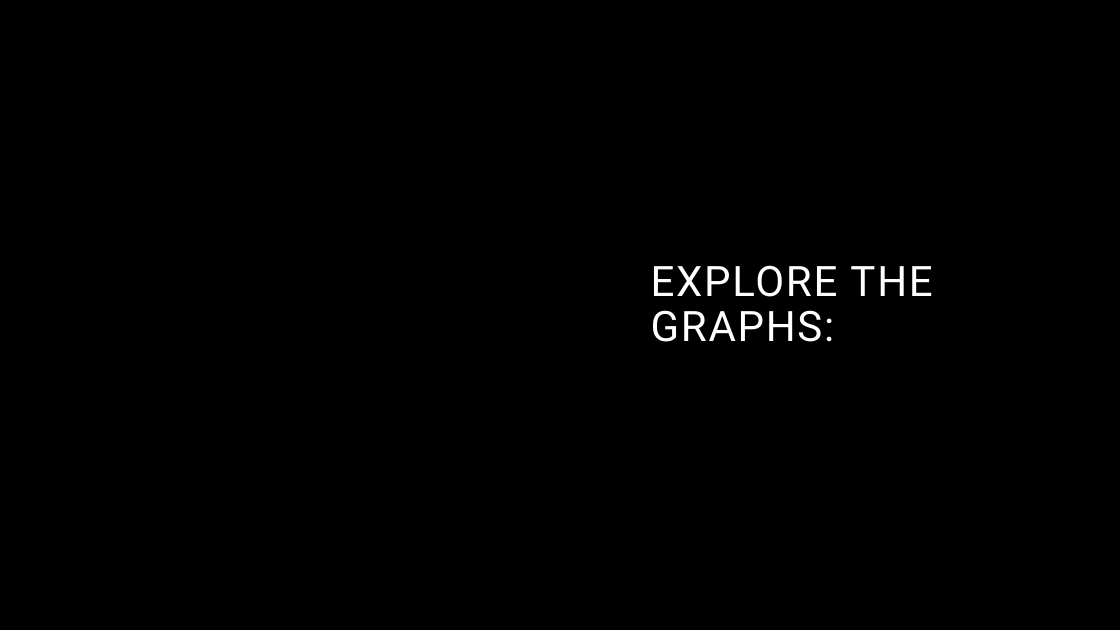
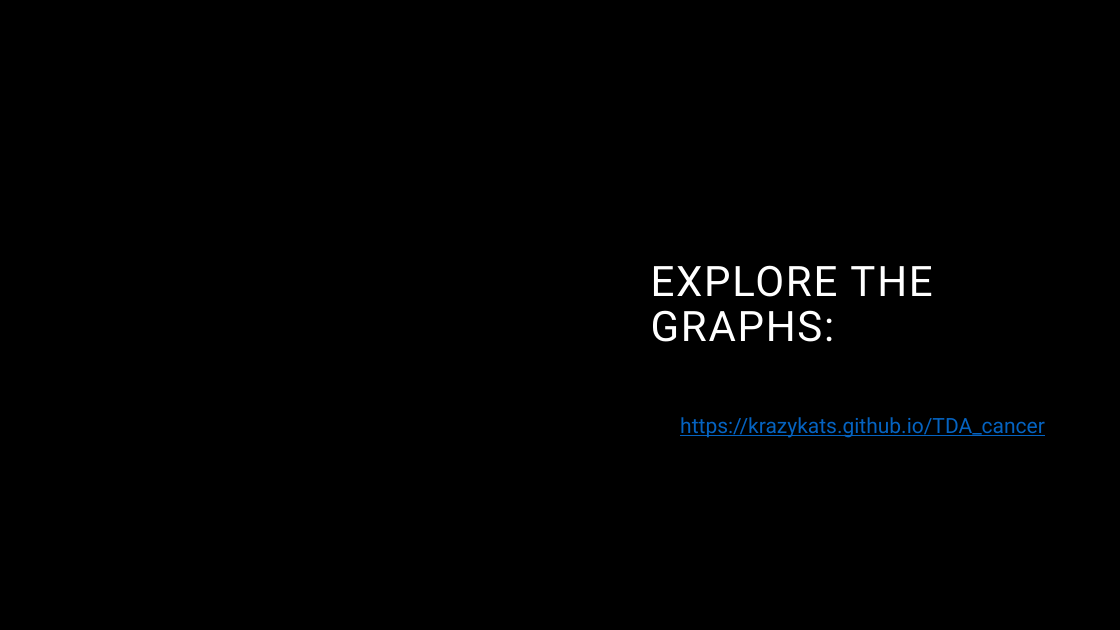
Before and after one commit to KrazyKats/TDA_cancer, a slide deck: slide 16 of The Shape of Cancer.pptm. Drawn at 1120x630 pixels with LibreOffice and Linux fonts; fonts in the diff are those of the drawing; background and template pictures are left out. Boxes give left, top, right and bottom in pixels: in the first picture for what was removed or moved away, otherwise in the second. Text is boxed around its words. In the diff, an @@ line names an element or a change of style, - is before the commit and + after.

```diff
--- a/The Shape of Cancer.pptm
+++ b/The Shape of Cancer.pptm
@@ text "https://krazykats.github.io/TDA_cancer" at (680, 417, 1045, 438): text colour #000000 to #0563C1, underline on @@
```
Also in this commit, not shown: 2 other files.
